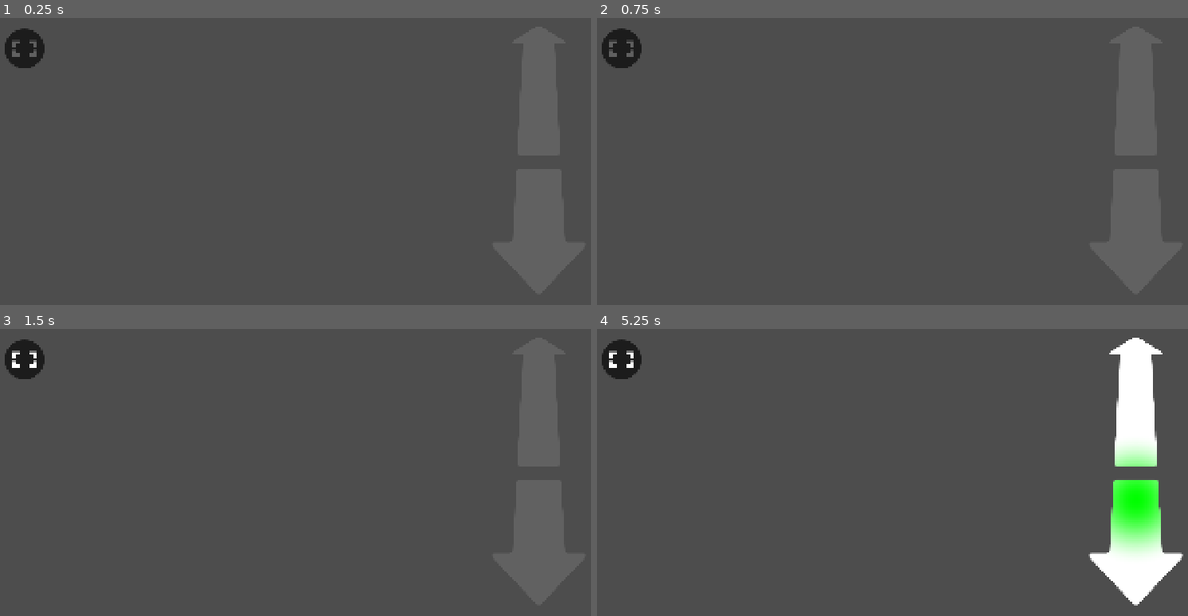
Above: before the commit, frames 1-4 (two rows, left to right).
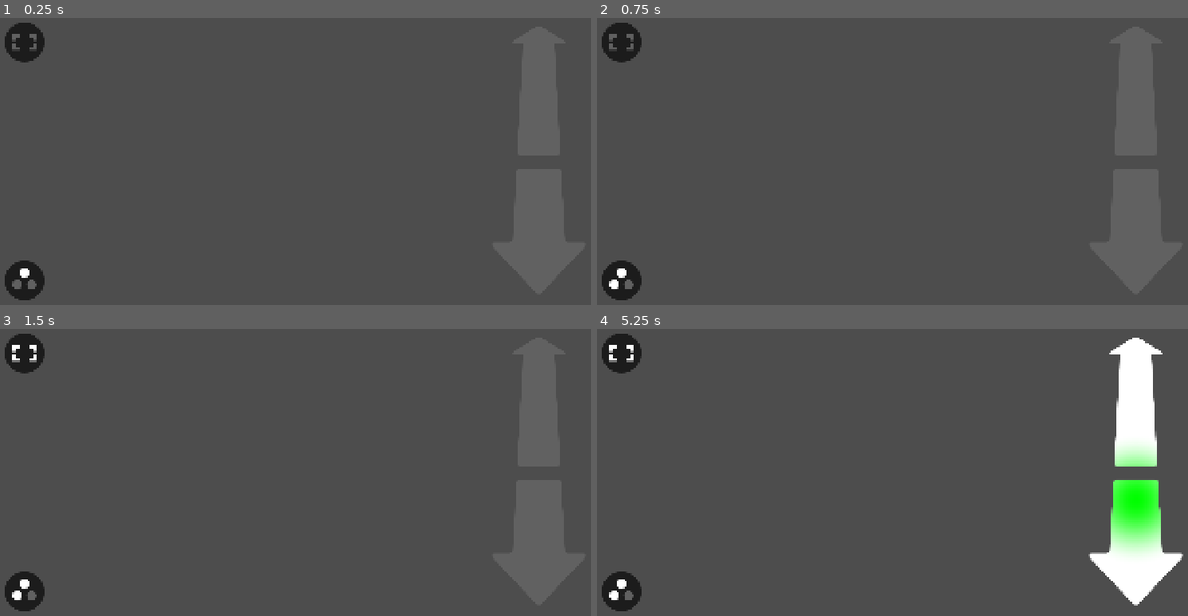
Above: after the commit, the same moments.

Repository: CantanTam/blecaco_phone
Game: Godot game, scene res://scenes/modes/car_mode.tscn
Same seed, same stepped clock (60 frames per second), same inputs: the game is played once before the commit and once after it. This scene is started directly instead of the project's main scene.
Inputs (mouse positions are in pixels of both pictures, inside the frame that each line leads up to; where the layout moved, square brackets give the same spot in the first picture):
- Up to frame 1 (0.25 s): no input
- Up to frame 2 (0.75 s): click (620, 282) at 0.52 s
- Up to frame 3 (1.5 s): click (23, 351) [23, 360] at 1.25 s
- Up to frame 4 (5.25 s): tap Enter at 2, 2.1, 3.5, 5 s; move the mouse to (1046, 426) at 2.02 s; hold Up 2.03-2.75 s; click (1046, 426) at 2.17 s; tap Space at 2.27, 2.75, 4.25 s; drag from (780, 463) to (874, 518) at 2.77 s; move the mouse to (969, 366) at 3.52 s; hold Up 3.53-4.25 s; tap Tab at 3.6 s; click (969, 366) at 3.67 s; drag from (874, 518) to (715, 392) at 4.27 s; move the mouse to (1099, 498) at 5.02 s; hold Down from 5.03 s (still down); tap Keypad Enter at 5.1 s; click (1099, 498) at 5.17 s

The runs differ from the first frame. In frame 1, 1.1% of the frame differs, in the area x 0-8%, y 1-99%; in frame 2, 1.1%; in frame 3, 1.1%; in frame 4, 1.1%.

Commit message:
realize enough car_mode.tscn function

Diff:
--- /dev/null
+++ b/resources/SteerSensitivityOne.svg
@@ -0,0 +1,60 @@
+<?xml version="1.0" encoding="UTF-8" standalone="no"?>
+<!-- Created with Inkscape (http://www.inkscape.org/) -->
+
+<svg
+   width="120"
+   height="120"
+   viewBox="0 0 31.749999 31.75"
+   version="1.1"
+   id="svg1"
+   inkscape:version="1.4.4 (dcaf3e7d9e, 2026-05-05)"
+   sodipodi:docname="SteerSensitivityOne.svg"
+   xmlns:inkscape="http://www.inkscape.org/namespaces/inkscape"
+   xmlns:sodipodi="http://sodipodi.sourceforge.net/DTD/sodipodi-0.dtd"
+   xmlns="http://www.w3.org/2000/svg"
+   xmlns:svg="http://www.w3.org/2000/svg">
+  <sodipodi:namedview
+     id="namedview1"
+     pagecolor="#030303"
+     bordercolor="#999999"
+     borderopacity="1"
+     inkscape:showpageshadow="2"
+     inkscape:pageopacity="0"
+     inkscape:pagecheckerboard="true"
+     inkscape:deskcolor="#d1d1d1"
+     inkscape:document-units="px"
+     inkscape:zoom="3.5160359"
+     inkscape:cx="90.584968"
+     inkscape:cy="71.529418"
+     inkscape:window-width="2560"
+     inkscape:window-height="1354"
+     inkscape:window-x="0"
+     inkscape:window-y="0"
+     inkscape:window-maximized="1"
+     inkscape:current-layer="svg1" />
+  <defs
+     id="defs1" />
+  <circle
+     style="fill:#ffffff;stroke:none;stroke-width:0.709866;paint-order:markers fill stroke;opacity:0.3"
+     id="circle3"
+     cx="5.8106532"
+     cy="-28.232443"
+     r="3.9101765"
+     transform="rotate(120)"
+     inkscape:label="Level_3" />
+  <circle
+     style="fill:#ffffff;stroke:none;stroke-width:0.709866;paint-order:markers fill stroke;opacity:0.3"
+     id="circle5"
+     cx="-21.685654"
+     cy="-0.73613685"
+     r="3.9101765"
+     transform="rotate(-120)"
+     inkscape:label="Level_2" />
+  <circle
+     style="fill:#ffffff;stroke:none;stroke-width:0.709866;paint-order:markers fill stroke"
+     id="circle1"
+     cx="15.875"
+     cy="9.3282099"
+     r="3.9101765"
+     inkscape:label="Level_1" />
+</svg>
--- /dev/null
+++ b/resources/SteerSensitivityThree.svg
@@ -0,0 +1,60 @@
+<?xml version="1.0" encoding="UTF-8" standalone="no"?>
+<!-- Created with Inkscape (http://www.inkscape.org/) -->
+
+<svg
+   width="120"
+   height="120"
+   viewBox="0 0 31.749999 31.75"
+   version="1.1"
+   id="svg1"
+   inkscape:version="1.4.4 (dcaf3e7d9e, 2026-05-05)"
+   sodipodi:docname="SteerSensitivityThree.svg"
+   xmlns:inkscape="http://www.inkscape.org/namespaces/inkscape"
+   xmlns:sodipodi="http://sodipodi.sourceforge.net/DTD/sodipodi-0.dtd"
+   xmlns="http://www.w3.org/2000/svg"
+   xmlns:svg="http://www.w3.org/2000/svg">
+  <sodipodi:namedview
+     id="namedview1"
+     pagecolor="#030303"
+     bordercolor="#999999"
+     borderopacity="1"
+     inkscape:showpageshadow="2"
+     inkscape:pageopacity="0"
+     inkscape:pagecheckerboard="true"
+     inkscape:deskcolor="#d1d1d1"
+     inkscape:document-units="px"
+     inkscape:zoom="3.5160359"
+     inkscape:cx="90.727173"
+     inkscape:cy="71.529417"
+     inkscape:window-width="1076"
+     inkscape:window-height="1224"
+     inkscape:window-x="872"
+     inkscape:window-y="198"
+     inkscape:window-maximized="0"
+     inkscape:current-layer="svg1" />
+  <defs
+     id="defs1" />
+  <circle
+     style="fill:#ffffff;stroke:none;stroke-width:0.709866;paint-order:markers fill stroke"
+     id="circle3"
+     cx="5.8106532"
+     cy="-28.232443"
+     r="3.9101765"
+     transform="rotate(120)"
+     inkscape:label="Level_3" />
+  <circle
+     style="fill:#ffffff;stroke:none;stroke-width:0.709866;paint-order:markers fill stroke"
+     id="circle5"
+     cx="-21.685654"
+     cy="-0.73613685"
+     r="3.9101765"
+     transform="rotate(-120)"
+     inkscape:label="Level_2" />
+  <circle
+     style="fill:#ffffff;stroke:none;stroke-width:0.709866;paint-order:markers fill stroke"
+     id="circle1"
+     cx="15.875"
+     cy="9.3282099"
+     r="3.9101765"
+     inkscape:label="Level_1" />
+</svg>
--- /dev/null
+++ b/resources/SteerSensitivityTwo.svg
@@ -0,0 +1,60 @@
+<?xml version="1.0" encoding="UTF-8" standalone="no"?>
+<!-- Created with Inkscape (http://www.inkscape.org/) -->
+
+<svg
+   width="120"
+   height="120"
+   viewBox="0 0 31.749999 31.75"
+   version="1.1"
+   id="svg1"
+   inkscape:version="1.4.4 (dcaf3e7d9e, 2026-05-05)"
+   sodipodi:docname="SteerSensitivityTwo.svg"
+   xmlns:inkscape="http://www.inkscape.org/namespaces/inkscape"
+   xmlns:sodipodi="http://sodipodi.sourceforge.net/DTD/sodipodi-0.dtd"
+   xmlns="http://www.w3.org/2000/svg"
+   xmlns:svg="http://www.w3.org/2000/svg">
+  <sodipodi:namedview
+     id="namedview1"
+     pagecolor="#030303"
+     bordercolor="#999999"
+     borderopacity="1"
+     inkscape:showpageshadow="2"
+     inkscape:pageopacity="0"
+     inkscape:pagecheckerboard="true"
+     inkscape:deskcolor="#d1d1d1"
+     inkscape:document-units="px"
+     inkscape:zoom="3.5160359"
+     inkscape:cx="90.727174"
+     inkscape:cy="71.529418"
+     inkscape:window-width="1076"
+     inkscape:window-height="1224"
+     inkscape:window-x="872"
+     inkscape:window-y="130"
+     inkscape:window-maximized="0"
+     inkscape:current-layer="svg1" />
+  <defs
+     id="defs1" />
+  <circle
+     style="fill:#ffffff;stroke:none;stroke-width:0.709866;paint-order:markers fill stroke;opacity:0.3"
+     id="circle3"
+     cx="5.8106532"
+     cy="-28.232443"
+     r="3.9101765"
+     transform="rotate(120)"
+     inkscape:label="Level_3" />
+  <circle
+     style="fill:#ffffff;stroke:none;stroke-width:0.709866;paint-order:markers fill stroke"
+     id="circle5"
+     cx="-21.685654"
+     cy="-0.73613685"
+     r="3.9101765"
+     transform="rotate(-120)"
+     inkscape:label="Level_2" />
+  <circle
+     style="fill:#ffffff;stroke:none;stroke-width:0.709866;paint-order:markers fill stroke"
+     id="circle1"
+     cx="15.875"
+     cy="9.3282099"
+     r="3.9101765"
+     inkscape:label="Level_1" />
+</svg>
--- a/scenes/modes/car_mode.tscn
+++ b/scenes/modes/car_mode.tscn
@@ -104,9 +104,23 @@
 [node name="ZoomFit" type="Button" parent="." unique_id=521083619]
 layout_mode = 1
 offset_left = 40.0
-offset_top = 220.0
+offset_top = 200.0
 offset_right = 160.0
-offset_bottom = 340.0
+offset_bottom = 320.0
 theme_override_styles/normal = SubResource("StyleBoxFlat_qnk50")
 theme_override_styles/pressed = SubResource("StyleBoxFlat_sec1p")
 theme_override_styles/hover = SubResource("StyleBoxFlat_a6nh6")
+
+[node name="SteerSensitivity" type="Button" parent="." unique_id=1801119254]
+layout_mode = 1
+anchors_preset = 2
+anchor_top = 1.0
+anchor_bottom = 1.0
+offset_left = 40.0
+offset_top = -160.0
+offset_right = 160.0
+offset_bottom = -40.0
+grow_vertical = 0
+theme_override_styles/normal = SubResource("StyleBoxFlat_qnk50")
+theme_override_styles/pressed = SubResource("StyleBoxFlat_sec1p")
+theme_override_styles/hover = SubResource("StyleBoxFlat_a6nh6")
--- a/scripts/modes/car_forward_area.gd
+++ b/scripts/modes/car_forward_area.gd
@@ -45,6 +45,27 @@
 #   负数 = 后退，沿车辆局部 +Z 方向移动
 #
 # 最终位移倍率还会乘以 Options 中的 car/car_speed。
+# ── 连续油门（真车化，默认开启）──
+# 手指 y 距底部：
+#   0    ~ 370   → 倒车：0 在 370，越往下越快，最低 -REV_MAX
+#   370  ~ 430   → 空档死区（滑行不加速）
+#   430  ~ 610   → 前进：0 → +FWD_MAX
+#   610 以上     → 满油门平台（FWD_MAX）
+const THROTTLE_CONTINUOUS := true
+const THROTTLE_FWD_MAX: float = 9.0
+
+# ── 油门锁定（防手指滑移）──
+# 手指在某个位置静止一小会儿后，自动锁定当前速度；
+# 只有明显移动（超过 THROTTLE_LATCH_BREAK_PX）才解锁重新跟手。
+const THROTTLE_LATCH_ENABLED: bool = true
+const THROTTLE_LATCH_STILL_TIME: float = 0.30
+const THROTTLE_LATCH_BREAK_PX: float = 12.0     # 前进最高档（×）
+const THROTTLE_REV_MAX: float = 3.0     # 倒车最高档（×）
+const THROTTLE_REVERSE_TOP: float = 370.0   # 倒车区上边界（此处速度 = 0）
+const THROTTLE_NEUTRAL_TOP: float = 430.0   # 空档区上边界
+const THROTTLE_FULL_Y: float = 610.0        # 满油门位置
+
+# ── 分档模式（THROTTLE_CONTINUOUS = false 时使用）──
 const SPEED_Y_LIMITS := [170.0, 370.0, 515.0, 610.0]
 const SPEED_VALUES := [-4.0, -2.0, 1.0, 3.0, 9.0]
 
@@ -63,6 +84,14 @@
 
 # 记录所有正在触屏的手指及其当前位置（视口坐标）。
 var active_touches: Dictionary = {}
+
+# 油门锁定状态
+var _latch_active: bool = false
+var _latch_speed: float = 0.0
+var _latch_y_from_bottom: float = 0.0
+var _still_time: float = 0.0
+var _last_y_from_bottom: float = -1.0
+var _current_y_from_bottom: float = -1.0
 
 # 电脑鼠标测试状态。
 var mouse_pressed: bool = false
@@ -219,13 +248,23 @@
 	# 以区域底边为 y = 0，向上为正。
 	var y_from_bottom: float = size.y - local_position.y
 
+	_current_y_from_bottom = y_from_bottom if is_inside else -1.0
+
 	# 根据手指高度计算车辆前进/后退倍率。
 	# 未按在区域内或暂停时，速度为 0。
-	forward_speed = (
-		_speed_for_y(y_from_bottom)
-		if is_inside
-		else 0.0
-	)
+	if not is_inside:
+		_reset_latch()
+		forward_speed = 0.0
+	elif _latch_active:
+		# 锁定中：只有明显移动才解锁，避免手指滑移改速度
+		if absf(y_from_bottom - _latch_y_from_bottom) > THROTTLE_LATCH_BREAK_PX:
+			_latch_active = false
+			_still_time = 0.0
+			forward_speed = _speed_for_y(y_from_bottom)
+		else:
+			forward_speed = _latch_speed
+	else:
+		forward_speed = _speed_for_y(y_from_bottom)
 
 	# 箭头底色：按下时变实心。
 	bottom_color.color.a = (
@@ -294,6 +333,9 @@
 #
 # 正数表示前进，负数表示后退。
 func _speed_for_y(y_from_bottom: float) -> float:
+	if THROTTLE_CONTINUOUS:
+		return _continuous_speed_for_y(y_from_bottom)
+
 	for i in SPEED_Y_LIMITS.size():
 		if y_from_bottom <= SPEED_Y_LIMITS[i]:
 			return SPEED_VALUES[i]
@@ -301,6 +343,36 @@
 	return SPEED_VALUES[SPEED_VALUES.size() - 1]
 
 
+## 连续油门：像真车踏板一样，越推越快
+func _continuous_speed_for_y(y_from_bottom: float) -> float:
+	# 倒车区：370 → 0，越往下越快
+	if y_from_bottom <= THROTTLE_REVERSE_TOP:
+		var t: float = 1.0 - clampf(
+			y_from_bottom / maxf(THROTTLE_REVERSE_TOP, 1.0),
+			0.0,
+			1.0
+		)
+
+		return -THROTTLE_REV_MAX * t
+
+	# 空档死区：滑行不加速
+	if y_from_bottom <= THROTTLE_NEUTRAL_TOP:
+		return 0.0
+
+	# 前进区：430 → 610，线性到满油门；以上是满油门平台
+	var forward_span: float = maxf(
+		THROTTLE_FULL_Y - THROTTLE_NEUTRAL_TOP,
+		1.0
+	)
+	var t: float = clampf(
+		(y_from_bottom - THROTTLE_NEUTRAL_TOP) / forward_span,
+		0.0,
+		1.0
+	)
+
+	return THROTTLE_FWD_MAX * t
+
+
 # 节点尺寸变化时同步给 shader。
 func _update_glow_size() -> void:
 	if _glow_material == null:
@@ -314,3 +386,49 @@
 
 func _is_inside(point: Vector2) -> bool:
 	return get_global_rect().has_point(point)
+
+
+# ============================================================
+# 油门锁定：手指静止 → 锁定速度；明显移动 → 解锁
+# ============================================================
+
+func _process(delta: float) -> void:
+	if not THROTTLE_LATCH_ENABLED:
+		return
+
+	if _latch_active:
+		return
+
+	if _current_y_from_bottom < 0.0:
+		_still_time = 0.0
+		_last_y_from_bottom = -1.0
+		return
+
+	# 手指几乎没动 → 累计静止时间
+	if (
+		_last_y_from_bottom >= 0.0
+		and absf(_current_y_from_bottom - _last_y_from_bottom) <= 1.0
+	):
+		_still_time += delta
+
+		if (
+			_still_time >= THROTTLE_LATCH_STILL_TIME
+			and not is_zero_approx(forward_speed)
+		):
+			_latch_active = true
+			_latch_speed = forward_speed
+			_latch_y_from_bottom = _current_y_from_bottom
+			_still_time = 0.0
+	else:
+		_still_time = 0.0
+
+	_last_y_from_bottom = _current_y_from_bottom
+
+
+## 清空锁定（松手 / 离开区域时调用）
+func _reset_latch() -> void:
+	_latch_active = false
+	_latch_speed = 0.0
+	_latch_y_from_bottom = 0.0
+	_still_time = 0.0
+	_last_y_from_bottom = -1.0
--- a/scripts/modes/car_mode.gd
+++ b/scripts/modes/car_mode.gd
@@ -16,48 +16,70 @@
 # ============================================================
 
 # ============================================================
-# 推流画面动态旋转（仅 Car Mode）
-#   旋转手机时，画面反向旋转 → 屏幕里的画面不跟着转。
-#   参考：h_notice_bar.gd 用 Input.get_gravity() 判定手机倾角。
-# ============================================================
+# ⚙️ Car Mode 全部可调参数（集中在这里改）
+# ============================================================
+
+# ── 推流画面：动态反向旋转（旋转手机 → 画面不跟着转）──
 const STREAM_ROLL_ENABLED: bool = true
-# 反向旋转的方向（真机若反了，把它改成 -1.0）
+# 反向旋转方向（真机若反了改成 -1.0）
 const STREAM_ROLL_SIGN: float = -1.0
-# 补偿系数。
-# ⚠️ Blender 端 car 相机已经**去掉横滚**（地平线永远水平），
-#    所以屏幕窗口只需要补**手机自身的横滚** → 系数 = 1.0（满量）
+# 补偿系数（Blender 端相机已去掉横滚 → 这里补满手机横滚 = 1.0）
 const STREAM_ROLL_GAIN: float = 1.0
-# 轻微平滑，避免画面随手指/传感器抖动
+# 画面抖动抑制：旋转平滑时间常数（越大越稳、越"肉"）
 const STREAM_ROLL_SMOOTH_TAU: float = 0.08
-# 调试：每秒打印一次重力与角度
+# 调试：每秒打印重力/角度
 const STREAM_ROLL_DEBUG: bool = false
 
+# ── 方向盘灵敏度（三档循环）──
+# STEER_SENSITIVITY % 3：
+#   0 = 最强（1.6×）  1 = 最弱（0.6×，默认）  2 = 次之（1.0×）
+const STEER_SENSITIVITY_MULTIPLIERS: Array = [1.6, 0.6, 1.0]
+const ICON_STEER_SENSITIVITY: Array = [
+	"res://resources/SteerSensitivityThree.svg",   # %3 == 0（最强）
+	"res://resources/SteerSensitivityOne.svg",     # %3 == 1（最弱）
+	"res://resources/SteerSensitivityTwo.svg",     # %3 == 2（次之）
+]
+
+var STEER_SENSITIVITY: int = 1
+var _steer_sensitivity_icons: Array = [null, null, null]
+
+# ── ZoomFit 缩放适配 ──
+# 放大/缩小过渡动画时长（秒）
+const ZOOM_FIT_TWEEN_TIME: float = 0.28
+
+# ── 发送与初始化 ──
+# 发送频率自适应 Blender 输出帧率（最低 60Hz，最高 120Hz）
+const MIN_SEND_RATE: float = 60.0
+const MAX_SEND_RATE: float = 120.0
+const INITIALIZE_RETRY_INTERVAL: float = 0.25
+
+# ── 车辆速度（油门）──
+# 速度变化平滑：每秒逼近目标速度的速率（越大越跟手）
+const SPEED_RAMP_PER_SECOND: float = 18.0
+# 油门力度曲线（>1 = 低段更柔和，满油门保持满速）
+# ⚠️ CarForwardArea 现在已经是连续油门，这里只是轻微踏板非线性 → 1.2 比较自然
+const THROTTLE_EXPO: float = 1.2
+# 油门归一化参考值（CarForwardArea 最大给出 9x）
+const THROTTLE_MAX_REF: float = 9.0
+
+# ── 转向（实际计算在 car_action.py，参数就在那个文件顶部）──
+#   STEER_EXPO            舵量曲线（>1 = 中心更细腻）
+#   STEER_SMOOTH_TAU      舵量平滑（抖动抑制）
+#   STEER_FULL_SPEED      速度联动参考（达到该速度转向才满效率）
+#   STEER_YAW_RATE_DEG_PER_SEC  满舵角速度
+#   STEER_MAX_DEG / STEER_DEADZONE_DEG / STEER_SIGN
+
+# ── 调试 ──
+# 打印四元数信息（平时保持 false）
+const VERBOSE_ORIENTATION_LOG := false
+
+# ── 推流画面状态 ──
 var stream_window: Control = null
 var _stream_roll: float = 0.0
 var _stream_debug_timer: float = 0.0
 # 测试用：非零时替代 Input.get_gravity()
 var _gravity_override: Vector3 = Vector3.ZERO
 
-const INITIALIZE_RETRY_INTERVAL: float = 0.25
-
-# 发送频率自适应 Blender 的输出帧率。
-# 最低 60 Hz，最高 120 Hz。
-const MIN_SEND_RATE: float = 60.0
-const MAX_SEND_RATE: float = 120.0
-
-# ---- 车辆速度变化的平滑效果 ----
-# 当前速度按固定速率逐渐逼近目标速度，而不是立即跳变。
-#
-# 例如：
-#   1x → 3x：约 0.11 秒
-#   1x → 9x：约 0.44 秒
-# 反向操作时也会先减速，再逐渐向相反方向加速。
-const SPEED_RAMP_PER_SECOND: float = 18.0
-
-# 打开后会持续打印四元数调试信息。
-# 正常使用时保持 false，避免大量日志影响调试。
-const VERBOSE_ORIENTATION_LOG := false
-
 # ── ZoomFit 按钮（缩放适配开关，目前只做样式）──
 var ZOOM_FIT: bool = false
 
@@ -66,9 +88,6 @@
 
 var _icon_zoom_off: Texture2D = null
 var _icon_zoom_on: Texture2D = null
-
-# ZoomFit 缩放过渡动画时长（秒）
-const ZOOM_FIT_TWEEN_TIME: float = 0.28
 
 var _zoom_tween: Tween = null
 
@@ -91,6 +110,7 @@
 # 读取 CarForwardArea 的 forward_speed。
 # 使用 Node 类型，避免依赖 Godot 的全局脚本类缓存。
 @onready var zoom_fit_button: Button = $ZoomFit
+@onready var steer_sensitivity_button: Button = $SteerSensitivity
 @onready var forward_area: Node = (
 	get_node_or_null("CarForwardArea")
 )
@@ -125,6 +145,12 @@
 		if speed_value != null:
 			target_speed = float(speed_value)
 
+	# ── 油门力度曲线 ──
+	# CarForwardArea 给的是离散档位（后退 2x / 前进 1x、3x、9x）。
+	# 归一化后做指数曲线，再还原量级：
+	#   THROTTLE_EXPO > 1 → 低档更柔和，高档保持满速
+	target_speed = _apply_throttle_curve(target_speed)
+
 	_current_speed = move_toward(
 		_current_speed,
 		target_speed,
@@ -158,6 +184,17 @@
 		zoom_fit_button.expand_icon = true
 
 	_update_zoom_fit_icon()
+
+	# 方向盘灵敏度按钮：三个图标 + 初始样式
+	for i in range(ICON_STEER_SENSITIVITY.size()):
+		if ResourceLoader.exists(ICON_STEER_SENSITIVITY[i]):
+			_steer_sensitivity_icons[i] = load(ICON_STEER_SENSITIVITY[i])
+
+	if steer_sensitivity_button != null:
+		steer_sensitivity_button.focus_mode = Control.FOCUS_NONE
+		steer_sensitivity_button.expand_icon = true
+
+	_update_steer_sensitivity_icon()
 
 	stream_window = get_tree().root.find_child(
 		"StreamWindow",
@@ -281,7 +318,8 @@
 		"y": q.y,
 		"z": q.z,
 		"w": q.w,
-		"forward": forward_distance
+		"forward": forward_distance,
+		"steer_scale": _steer_sensitivity_scale()
 	}
 
 	connection_node.call(
@@ -377,6 +415,11 @@
 		if event.pressed and _is_zoom_fit_hit(event.position):
 			_toggle_zoom_fit()
 			get_viewport().set_input_as_handled()
+			return
+
+		if event.pressed and _is_steer_sensitivity_hit(event.position):
+			_cycle_steer_sensitivity()
+			get_viewport().set_input_as_handled()
 
 		return
 
@@ -385,12 +428,16 @@
 		if _touch_platform:
 			return
 
-		if (
-			event.pressed
-			and event.button_index == MOUSE_BUTTON_LEFT
-			and _is_zoom_fit_hit(event.position)
-		):
+		if not event.pressed or event.button_index != MOUSE_BUTTON_LEFT:
+			return
+
+		if _is_zoom_fit_hit(event.position):
 			_toggle_zoom_fit()
+			get_viewport().set_input_as_handled()
+			return
+
+		if _is_steer_sensitivity_hit(event.position):
+			_cycle_steer_sensitivity()
 			get_viewport().set_input_as_handled()
 
 
@@ -454,3 +501,65 @@
 		_zoom_fit_target_scale(),
 		ZOOM_FIT_TWEEN_TIME
 	)
+
+
+## 油门力度曲线：保留符号，按 |值| 归一化后做指数
+func _apply_throttle_curve(raw_speed: float) -> float:
+	if is_zero_approx(raw_speed):
+		return 0.0
+
+	var sign_value: float = signf(raw_speed)
+	var normalized: float = clampf(
+		absf(raw_speed) / THROTTLE_MAX_REF,
+		0.0,
+		1.0
+	)
+
+	return sign_value * THROTTLE_MAX_REF * pow(normalized, THROTTLE_EXPO)
+
+
+# ============================================================
+# 方向盘灵敏度（三档循环）
+# ============================================================
+
+## 屏幕坐标是否落在灵敏度按钮上
+func _is_steer_sensitivity_hit(viewport_position: Vector2) -> bool:
+	if steer_sensitivity_button == null or not steer_sensitivity_button.visible:
+		return false
+
+	return steer_sensitivity_button.get_global_rect().has_point(viewport_position)
+
+
+## 点击：STEER_SENSITIVITY = (STEER_SENSITIVITY + 1) % 3
+func _cycle_steer_sensitivity() -> void:
+	STEER_SENSITIVITY = (STEER_SENSITIVITY + 1) % 3
+	_update_steer_sensitivity_icon()
+
+	print(
+		"[CarMode] STEER_SENSITIVITY =",
+		STEER_SENSITIVITY,
+		" 倍率 =",
+		_steer_sensitivity_scale()
+	)
+
+
+## 当前灵敏度倍率（按 %3 取档）
+func _steer_sensitivity_scale() -> float:
+	var index: int = STEER_SENSITIVITY % STEER_SENSITIVITY_MULTIPLIERS.size()
+
+	return float(STEER_SENSITIVITY_MULTIPLIERS[index])
+
+
+## 按当前档位设置图标
+func _update_steer_sensitivity_icon() -> void:
+	if steer_sensitivity_button == null:
+		return
+
+	var index: int = STEER_SENSITIVITY % _steer_sensitivity_icons.size()
+	var icon: Texture2D = _steer_sensitivity_icons[index]
+
+	if icon != null:
+		steer_sensitivity_button.icon = icon
+		steer_sensitivity_button.text = ""
+	else:
+		steer_sensitivity_button.text = str(index)
Not shown, added: resources/SteerSensitivityOne.svg.import
Not shown, added: resources/SteerSensitivityThree.svg.import
Not shown, added: resources/SteerSensitivityTwo.svg.import
